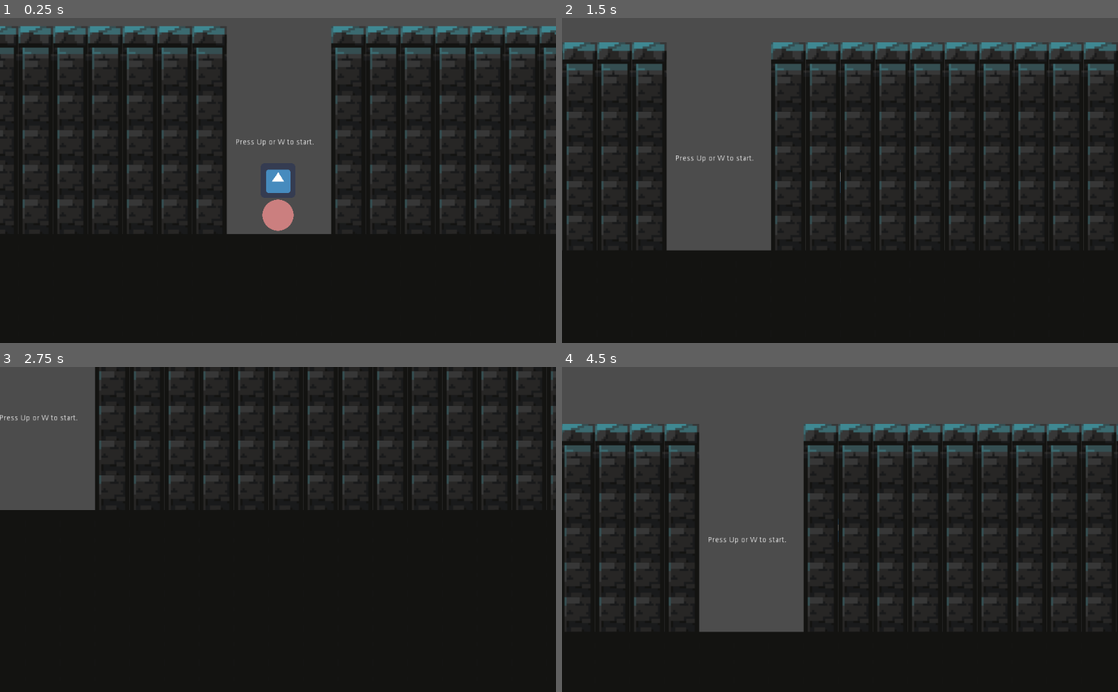
Above: before the commit, frames 1-4 (two rows, left to right).
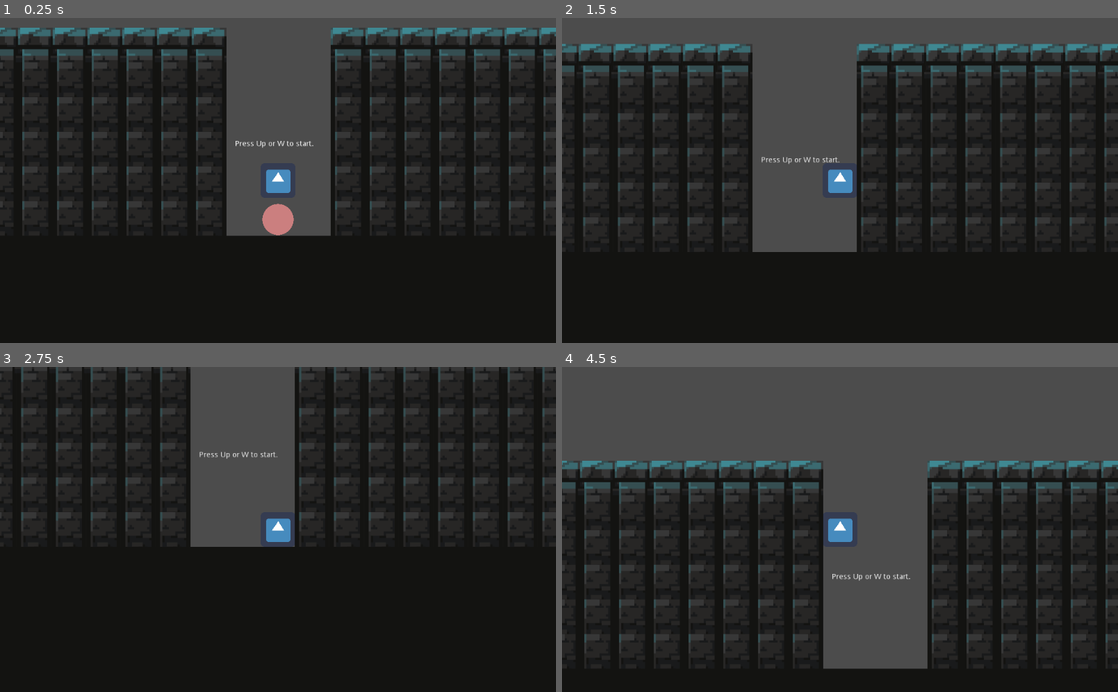
Above: after the commit, the same moments.

Repository: CatOnMars/UndeadCell
Game: Godot game, scene res://Main.tscn
Two runs of this game, one before a commit and one after it. Both use one fixed random seed, a clock stepped at 60 frames per second and the inputs below. The engine's default icon, where the game draws it, is replaced by a stand-in: a white triangle on a blue panel in a dark square.
Inputs:
- Up to frame 1 (0.25 s): no input
- Up to frame 2 (1.5 s): tap Space (shoot) at 0.5, 0.6, 1.25 s; hold Right (move_right) 0.53-1.28 s; hold Down (move_down) from 1.28 s (still down); tap Shift (swap) at 1.35 s
- Up to frame 3 (2.75 s): tap Space (shoot) at 2, 2.1 s; release Down (move_down) at 2.03 s; hold Right (move_right) from 2.03 s (still down)
- Up to frame 4 (4.5 s): tap Space (shoot) at 2.75, 3.5, 3.6, 4.25 s; release Right (move_right) at 2.78 s; hold Up (move_up) 2.78-3.53 s; tap Shift (swap) at 2.85, 4.35 s; hold Left (move_left) from 3.53 s (still down)

The runs differ from the first frame. In frame 1, 2.9% of the frame differs, in the area x 0-100%, y 2-68%; in frame 2, 25%; in frame 3, 20%; in frame 4, 33%, in the area x 0-100%, y 17-93%.

Commit message:
added collision between level and player

Diff:
--- a/Main.tscn
+++ b/Main.tscn
@@ -12,6 +12,8 @@
 
 [node name="Player" parent="." instance=ExtResource( 1 )]
 position = Vector2( -2593.58, 3496.36 )
+collision_layer = 2
+collision_mask = 2
 
 [node name="Camera2D" type="Camera2D" parent="."]
 current = true
@@ -31,8 +33,8 @@
 tile_data = PoolIntArray( 2, 3, 0, 5, 3, 0, 65536, 2, 0, 65537, 2, 0, 196607, 1, 0, 131072, 1, 0, 131077, 12, 0, 524247 …(258 unchanged characters)…
 
 [node name="Level" parent="." instance=ExtResource( 2 )]
-show_collision = false
 centered_textures = true
+collision_use_kinematic = true
 collision_layer = 2
 collision_mask = 2
 tile_data = PoolIntArray( -1245254, 10, 65538, -1245253, 10, 65538, -1179718, 10, 65538, -1179717, 10, 65538, -1114182, …(28530 unchanged characters)…
--- a/cellTiles.tres
+++ b/cellTiles.tres
@@ -7,6 +7,7 @@
 [ext_resource path="res://cell.shader" type="Shader" id=5]
 [ext_resource path="res://Level/Assets.png" type="Texture" id=6]
 [ext_resource path="res://Level/empty.png" type="Texture" id=7]
+[ext_resource path="res://empty_cell.shader" type="Shader" id=8]
 
 [sub_resource type="ConvexPolygonShape2D" id=1]
 points = PoolVector2Array( 0, 0, 64, 0, 64, 64, 0, 64 )
@@ -18,9 +19,71 @@
 [sub_resource type="ConvexPolygonShape2D" id=3]
 points = PoolVector2Array( 0, 0, 64, 0, 64, 64, 0, 64 )
 
+[sub_resource type="ConvexPolygonShape2D" id=9]
+points = PoolVector2Array( 0, 0, 64, 0, 64, 64, 0, 64 )
+
+[sub_resource type="ConvexPolygonShape2D" id=10]
+points = PoolVector2Array( 0, 0, 64, 0, 64, 64, 0, 64 )
+
+[sub_resource type="ConvexPolygonShape2D" id=11]
+points = PoolVector2Array( 0, 0, 64, 0, 64, 64, 0, 64 )
+
+[sub_resource type="ConvexPolygonShape2D" id=12]
+points = PoolVector2Array( 0, 0, 64, 0, 64, 64, 0, 64 )
+
+[sub_resource type="ConvexPolygonShape2D" id=13]
+points = PoolVector2Array( 0, 0, 64, 0, 64, 64, 0, 64 )
+
+[sub_resource type="ConvexPolygonShape2D" id=14]
+points = PoolVector2Array( 0, 0, 64, 0, 64, 64, 0, 64 )
+
+[sub_resource type="ConvexPolygonShape2D" id=15]
+points = PoolVector2Array( 0, 0, 64, 0, 64, 64, 0, 64 )
+
+[sub_resource type="ConvexPolygonShape2D" id=16]
+points = PoolVector2Array( 0, 0, 64, 0, 64, 64, 0, 64 )
+
+[sub_resource type="ConvexPolygonShape2D" id=17]
+points = PoolVector2Array( 0, 0, 64, 0, 64, 64, 0, 64 )
+
+[sub_resource type="ConvexPolygonShape2D" id=18]
+points = PoolVector2Array( 0, 0, 64, 0, 64, 64, 0, 64 )
+
+[sub_resource type="ConvexPolygonShape2D" id=19]
+points = PoolVector2Array( 0, 0, 64, 0, 64, 64, 0, 64 )
+
+[sub_resource type="ConvexPolygonShape2D" id=20]
+points = PoolVector2Array( 0, 0, 64, 0, 64, 64, 0, 64 )
+
+[sub_resource type="ConvexPolygonShape2D" id=21]
+points = PoolVector2Array( 0, 0, 64, 0, 64, 64, 0, 64 )
+
+[sub_resource type="ConvexPolygonShape2D" id=22]
+points = PoolVector2Array( 0, 0, 64, 0, 64, 64, 0, 64 )
+
+[sub_resource type="ConvexPolygonShape2D" id=23]
+points = PoolVector2Array( 0, 0, 64, 0, 64, 64, 0, 64 )
+
+[sub_resource type="ConvexPolygonShape2D" id=24]
+points = PoolVector2Array( 0, 0, 64, 0, 64, 64, 0, 64 )
+
+[sub_resource type="ConvexPolygonShape2D" id=25]
+points = PoolVector2Array( 0, 0, 64, 0, 64, 64, 0, 64 )
+
+[sub_resource type="ConvexPolygonShape2D" id=26]
+points = PoolVector2Array( 0, 0, 64, 0, 64, 64, 0, 64 )
+
+[sub_resource type="ConvexPolygonShape2D" id=27]
+points = PoolVector2Array( 0, 0, 64, 0, 64, 64, 0, 64 )
+
 [sub_resource type="ShaderMaterial" id=4]
 shader = ExtResource( 5 )
 shader_param/color = Plane( 0.6, 0.9, 0.6, 1 )
+
+[sub_resource type="ShaderMaterial" id=8]
+shader = ExtResource( 8 )
+shader_param/color = Plane( 1, 1, 1, 1 )
+shader_param/thickness = 0.02
 
 [sub_resource type="ShaderMaterial" id=6]
 shader = ExtResource( 5 )
@@ -223,9 +286,124 @@
 10/navigation_offset = Vector2( 0, 0 )
 10/shape_offset = Vector2( 0, 0 )
 10/shape_transform = Transform2D( 1, 0, 0, 1, 0, 0 )
+10/shape = SubResource( 9 )
 10/shape_one_way = false
-10/shape_one_way_margin = 0.0
-10/shapes = [  ]
+10/shape_one_way_margin = 1.0
+10/shapes = [ {
+"autotile_coord": Vector2( 4, 1 ),
+"one_way": false,
+"one_way_margin": 1.0,
+"shape": SubResource( 9 ),
+"shape_transform": Transform2D( 1, 0, 0, 1, 0, 0 )
+}, {
+"autotile_coord": Vector2( 3, 1 ),
+"one_way": false,
+"one_way_margin": 1.0,
+"shape": SubResource( 10 ),
+"shape_transform": Transform2D( 1, 0, 0, 1, 0, 0 )
+}, {
+"autotile_coord": Vector2( 2, 1 ),
+"one_way": false,
+"one_way_margin": 1.0,
+"shape": SubResource( 11 ),
+"shape_transform": Transform2D( 1, 0, 0, 1, 0, 0 )
+}, {
+"autotile_coord": Vector2( 1, 1 ),
+"one_way": false,
+"one_way_margin": 1.0,
+"shape": SubResource( 12 ),
+"shape_transform": Transform2D( 1, 0, 0, 1, 0, 0 )
+}, {
+"autotile_coord": Vector2( 0, 1 ),
+"one_way": false,
+"one_way_margin": 1.0,
+"shape": SubResource( 13 ),
+"shape_transform": Transform2D( 1, 0, 0, 1, 0, 0 )
+}, {
+"autotile_coord": Vector2( 4, 2 ),
+"one_way": false,
+"one_way_margin": 1.0,
+"shape": SubResource( 14 ),
+"shape_transform": Transform2D( 1, 0, 0, 1, 0, 0 )
+}, {
+"autotile_coord": Vector2( 2, 2 ),
+"one_way": false,
+"one_way_margin": 1.0,
+"shape": SubResource( 15 ),
+"shape_transform": Transform2D( 1, 0, 0, 1, 0, 0 )
+}, {
+"autotile_coord": Vector2( 2, 3 ),
+"one_way": false,
+"one_way_margin": 1.0,
+"shape": SubResource( 16 ),
+"shape_transform": Transform2D( 1, 0, 0, 1, 0, 0 )
+}, {
+"autotile_coord": Vector2( 3, 3 ),
+"one_way": false,
+"one_way_margin": 1.0,
+"shape": SubResource( 17 ),
+"shape_transform": Transform2D( 1, 0, 0, 1, 0, 0 )
+}, {
+"autotile_coord": Vector2( 4, 3 ),
+"one_way": false,
+"one_way_margin": 1.0,
+"shape": SubResource( 18 ),
+"shape_transform": Transform2D( 1, 0, 0, 1, 0, 0 )
+}, {
+"autotile_coord": Vector2( 4, 3 ),
+"one_way": false,
+"one_way_margin": 1.0,
+"shape": SubResource( 19 ),
+"shape_transform": Transform2D( 1, 0, 0, 1, 0, 0 )
+}, {
+"autotile_coord": Vector2( 5, 2 ),
+"one_way": false,
+"one_way_margin": 1.0,
+"shape": SubResource( 20 ),
+"shape_transform": Transform2D( 1, 0, 0, 1, 0, 0 )
+}, {
+"autotile_coord": Vector2( 6, 2 ),
+"one_way": false,
+"one_way_margin": 1.0,
+"shape": SubResource( 21 ),
+"shape_transform": Transform2D( 1, 0, 0, 1, 0, 0 )
+}, {
+"autotile_coord": Vector2( 3, 2 ),
+"one_way": false,
+"one_way_margin": 1.0,
+"shape": SubResource( 22 ),
+"shape_transform": Transform2D( 1, 0, 0, 1, 0, 0 )
+}, {
+"autotile_coord": Vector2( 7, 2 ),
+"one_way": false,
+"one_way_margin": 1.0,
+"shape": SubResource( 23 ),
+"shape_transform": Transform2D( 1, 0, 0, 1, 0, 0 )
+}, {
+"autotile_coord": Vector2( 8, 2 ),
+"one_way": false,
+"one_way_margin": 1.0,
+"shape": SubResource( 24 ),
+"shape_transform": Transform2D( 1, 0, 0, 1, 0, 0 )
+}, {
+"autotile_coord": Vector2( 6, 3 ),
+"one_way": false,
+"one_way_margin": 1.0,
+"shape": SubResource( 25 ),
+"shape_transform": Transform2D( 1, 0, 0, 1, 0, 0 )
+}, {
+"autotile_coord": Vector2( 1, 2 ),
+"one_way": false,
+"one_way_margin": 1.0,
+"shape": SubResource( 26 ),
+"shape_transform": Transform2D( 1, 0, 0, 1, 0, 0 )
+}, {
+"autotile_coord": Vector2( 1, 3 ),
+"one_way": false,
+"one_way_margin": 1.0,
+"shape": SubResource( 27 ),
+"shape_transform": Transform2D( 1, 0, 0, 1, 0, 0 )
+} ]
 10/z_index = 0
 11/name = "Assets.png 11"
 11/texture = ExtResource( 6 )
@@ -245,6 +423,7 @@
 12/name = "empty.png 12"
 12/texture = ExtResource( 7 )
 12/tex_offset = Vector2( 0, 0 )
+12/material = SubResource( 8 )
 12/modulate = Color( 1, 1, 1, 1 )
 12/region = Rect2( 0, 0, 64, 64 )
 12/tile_mode = 0
--- a/player.gd
+++ b/player.gd
@@ -36,23 +36,20 @@
 var turningPnts = []
 var turningNo = []
 func moveCell(i,cell,delta):
-	if i==0:
-		cell.position += velocity* delta * movingDir
+	var turnPntIdx = turningNo[i] - 1
+	if turningNo[i] > 0 :
+		if cell.position.distance_to(turningPnts[turnPntIdx])>1.2*velocity*delta:
+			var followDir:Vector2 = (turningPnts[turnPntIdx]-cellNodes[i].position).normalized()
+			cell.position += velocity* delta *followDir
+		else:
+			cell.position = turningPnts[turnPntIdx]
+			turningNo[i] -= 1
+			if i == (cellNodes.size() -1):
+				turningPnts.pop_back()
 	else:
-		var turnPntIdx = turningNo[i] - 1
-		if turningNo[i] > 0 :
-			if cell.position.distance_to(turningPnts[turnPntIdx])>1.2*velocity*delta:
-				var followDir:Vector2 = (turningPnts[turnPntIdx]-cellNodes[i].position).normalized()
-				cell.position += velocity* delta *followDir
-			else:
-				cell.position = turningPnts[turnPntIdx]
-				turningNo[i] -= 1
-				if i == (cellNodes.size() -1):
-					turningPnts.pop_back()
-		else:
-			var followDest:Vector2 = cellNodes[i-1].position-movingDir*cellNodes[i-1].get_node("Sprite").texture.get_width()
-			var followDir:Vector2 = (followDest-cellNodes[i].position).normalized()
-			cell.position += velocity* delta * followDir
+		var followDest:Vector2 = cellNodes[i-1].position-movingDir*cellNodes[i-1].get_node("Sprite").texture.get_width()
+		var followDir:Vector2 = (followDest-cellNodes[i].position).normalized()
+		cell.position += velocity* delta * followDir
 
 
 var bulletVelocity=2000.0
@@ -105,10 +102,10 @@
 	elif Input.is_action_pressed("move_down"):
 		movingDir = Vector2(0, 1)
 
-	var i=0
-	for cell in cellNodes:
-		moveCell(i,cell,delta)
-		i+=1
+	var collision = cellNodes[0].move_and_collide(velocity* delta * movingDir)
+	if not collision:
+		for idx in range(1,cellNodes.size()):
+			moveCell(idx,cellNodes[idx],delta)
 
 	if Input.is_action_just_released("shoot") and cellNodes.size()>1:
 		shootNodes.append(cellNodes[1])
@@ -119,7 +116,7 @@
 		cellNodes.remove(1)
 		head=1
 
-	i=0
+	var i=0
 	for bullet in shootNodes:
 		moveShoot(i,bullet,delta)
 		i+=1
Not shown: 1 places in cellTiles.tres that only renumber resources
